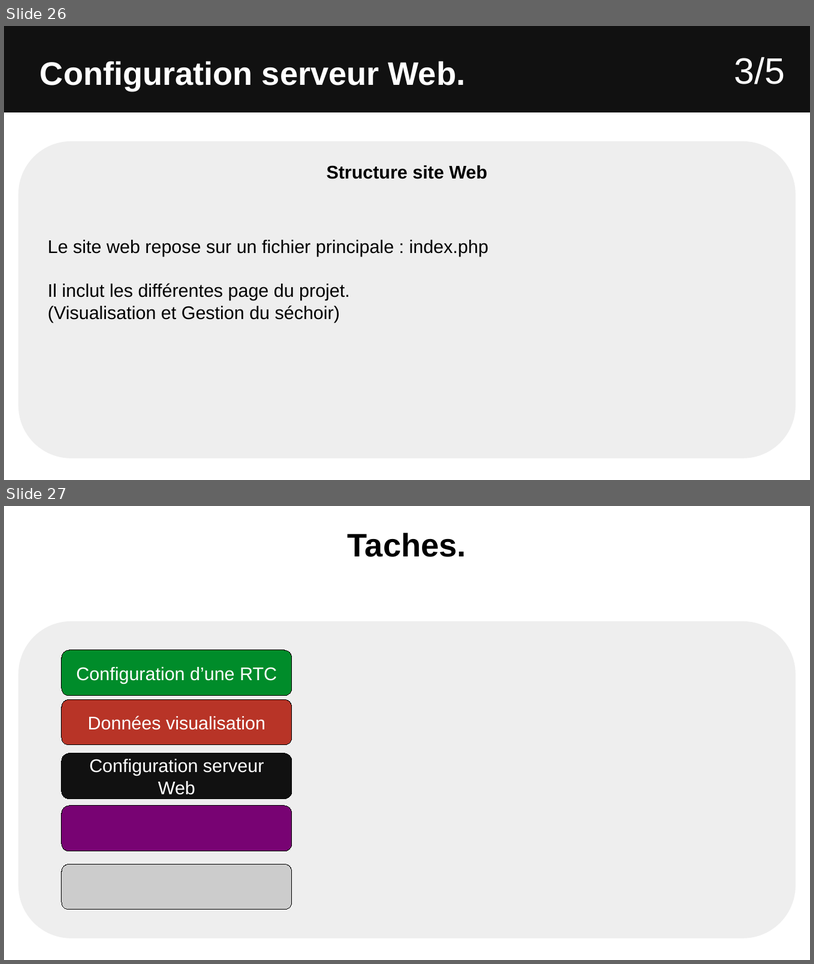
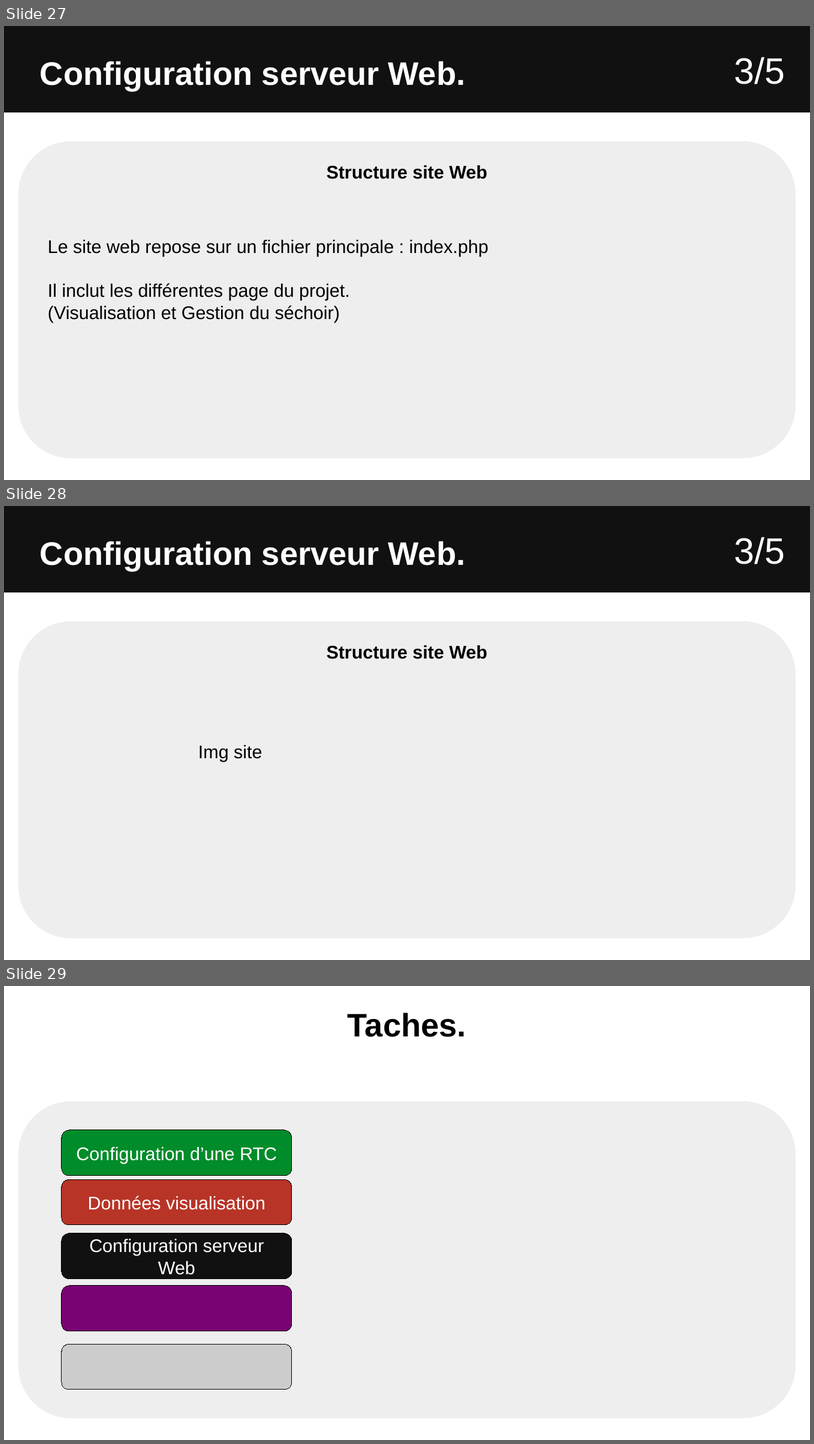
Before and after one commit to Sauvage89/sechoir-houblon, a slide deck: doc/diaporama/revu2/revu2_sauvage.odp. Shown one above the other, each under a label of ours: slides 26 and 27 before the commit, slides 27, 28 and 29 after it. The pictures are 814x964 and 814x1444 pixels, drawn with LibreOffice and Linux fonts; fonts in the diff are those of the drawing. Boxes give left, top, right and bottom in pixels: in the first picture for what was removed or moved away, otherwise in the second. Text is boxed around its words. In the diff, an @@ line names an element or a change of style, - is before the commit and + after.

```diff
--- a/doc/diaporama/revu2/revu2_sauvage.odp
+++ b/doc/diaporama/revu2/revu2_sauvage.odp
@@ slide 28 added at <box>4,506,810,960</box>, background #FFFFFF @@
@@ rectangle added at <box>4,506,810,592</box>, fill #111111 @@
@@ text added at <box>40,541,465,571</box>, 32 pt, text #FFFFFF, bold @@
+Configuration serveur Web.
@@ text added at <box>734,537,785,564</box>, 36 pt, text #FFFFFF @@
+3/5
@@ rounded rectangle added at <box>18,621,797,938</box>, fill #EEEEEE, 18 pt, text #000000, bold @@
+Structure site Web
@@ text added at <box>198,745,262,762</box>, 18 pt, text #000000 @@
+Img site
@@ what was slide 26 is now slide 27 @@
@@ what was slide 27 is now slide 29 @@
```
Also in this commit, not shown: 3 slides changed, 1 other slide added.
